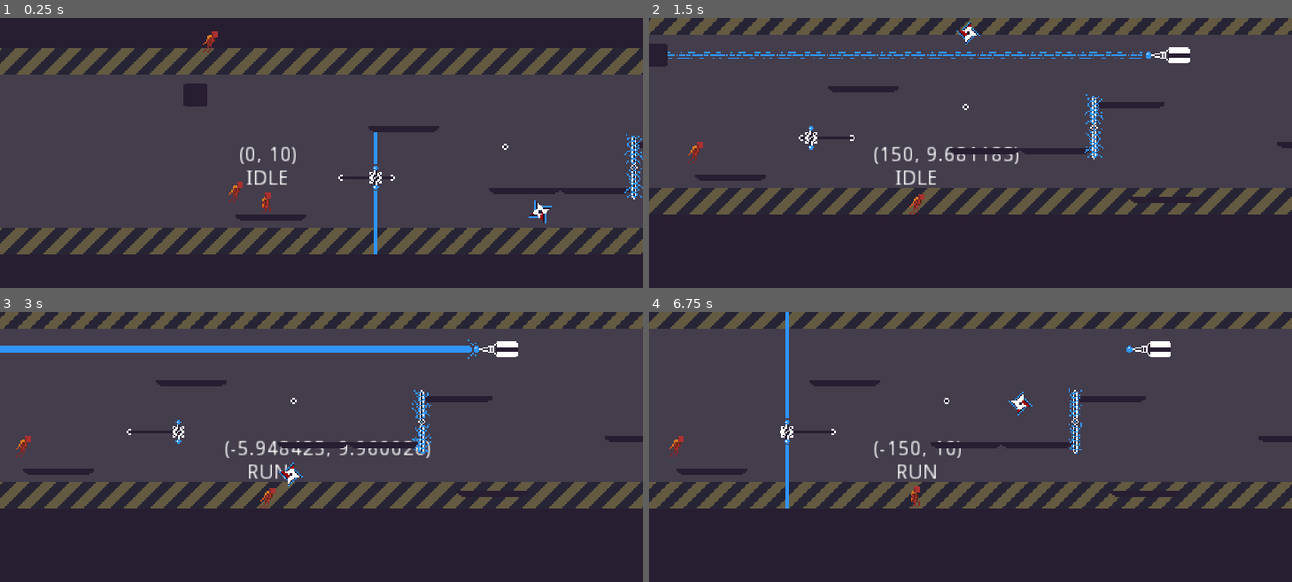
Above: before the commit, frames 1-4 (two rows, left to right).
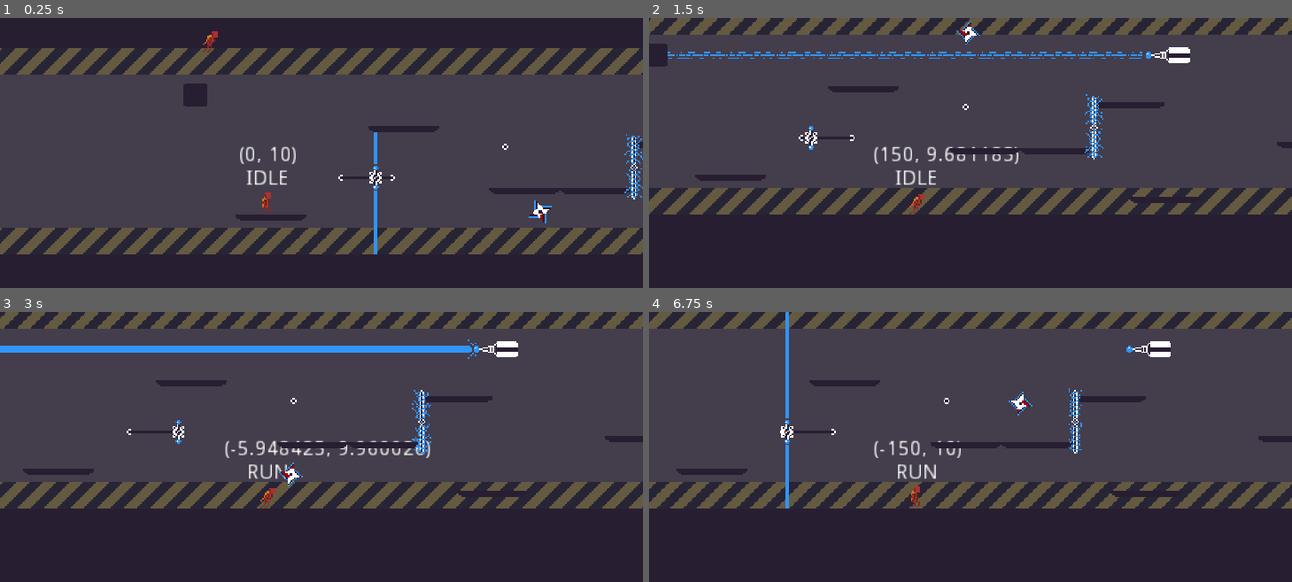
Above: after the commit, the same moments.

Repository: Wes-Ray/Jetpack-Jaywalker
Game: Godot game, scene res://Main.tscn
The game is run twice, just before and just after one commit, with the same random seed, the same clock (stepped at 60 frames per second) and the same inputs.
Inputs:
- Up to frame 1 (0.25 s): no input
- Up to frame 2 (1.5 s): hold D (move_right) from 0.53 s (still down); tap Space (move_jump) at 0.77 s
- Up to frame 3 (3 s): tap Space (move_jump) at 1.52 s; release D (move_right) at 2.03 s; hold A (move_left) 2.03-2.78 s; hold D (move_right) from 2.78 s (still down)
- Up to frame 4 (6.75 s): tap Space (move_jump) at 3.02, 3.77, 4.52, 6.02 s; release D (move_right) at 4.28 s; hold A (move_left) 4.28-5.03 s; hold D (move_right) 5.03-5.78 s; hold A (move_left) from 5.78 s (still down)

The runs differ from the first frame. In frame 1, less than 0.1% of the frame differs, in the area x 35-38%, y 60-69%; in frame 2, less than 0.1%, in the area x 6-9%, y 45-54%; in frame 3, less than 0.1%; in frame 4, less than 0.1%.

Commit message:
deleted replay.tscn from main (it's gen'd now)

Diff:
--- a/Main.tscn
+++ b/Main.tscn
@@ -1,11 +1,10 @@
-[gd_scene load_steps=11 format=2]
+[gd_scene load_steps=10 format=2]
 
 [ext_resource path="res://World/Platform.tscn" type="PackedScene" id=1]
 [ext_resource path="res://Player/Player.tscn" type="PackedScene" id=2]
 [ext_resource path="res://Zap/Zap.tscn" type="PackedScene" id=3]
 [ext_resource path="res://Floor.tscn" type="PackedScene" id=4]
 [ext_resource path="res://wallpaper.png" type="Texture" id=5]
-[ext_resource path="res://Replay/Replay.tscn" type="PackedScene" id=6]
 [ext_resource path="res://Buzz/Buzz.tscn" type="PackedScene" id=7]
 [ext_resource path="res://Ray/Ray.tscn" type="PackedScene" id=8]
 [ext_resource path="res://World/Box.tscn" type="PackedScene" id=9]
@@ -22,9 +21,6 @@
 
 [node name="Node2D" parent="Wallpaper" instance=ExtResource( 10 )]
 position = Vector2( 123, 18 )
-
-[node name="Replay" parent="." instance=ExtResource( 6 )]
-position = Vector2( 17, 102 )
 
 [node name="Player" parent="." instance=ExtResource( 2 )]
 position = Vector2( 39, 102 )
